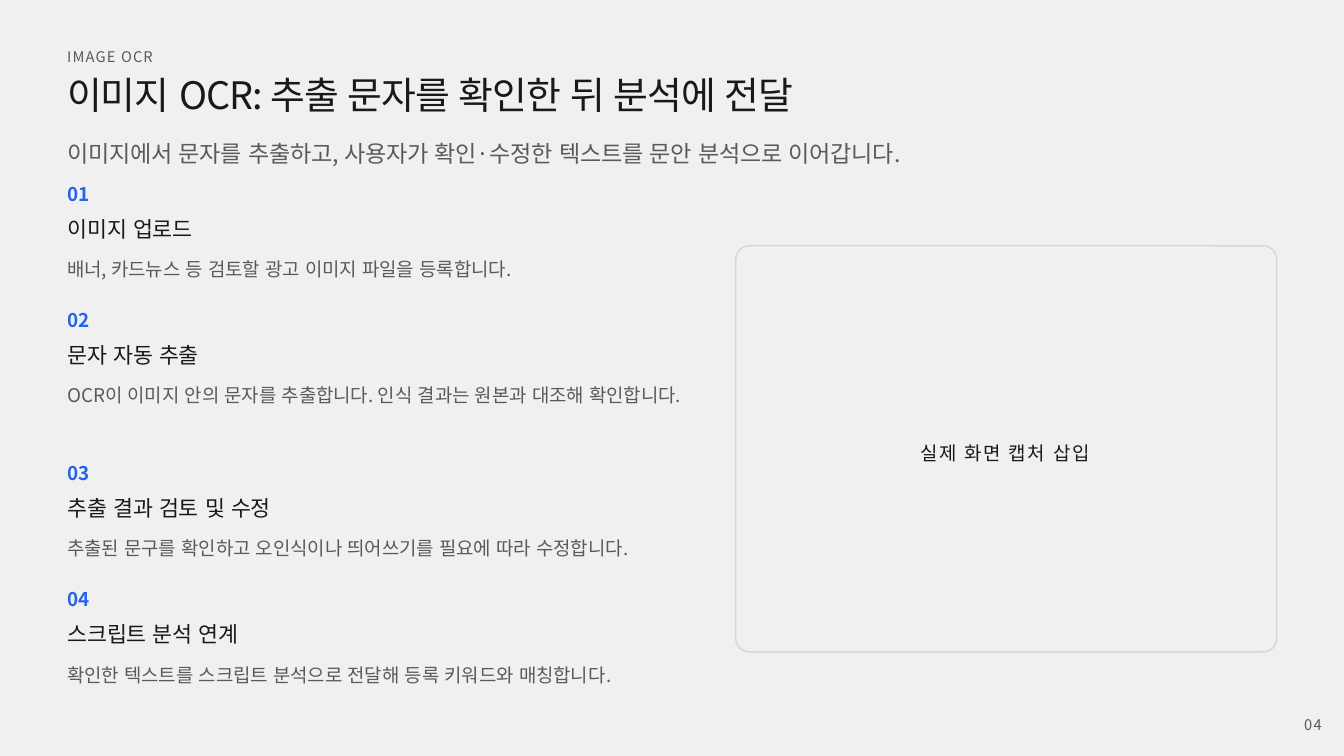
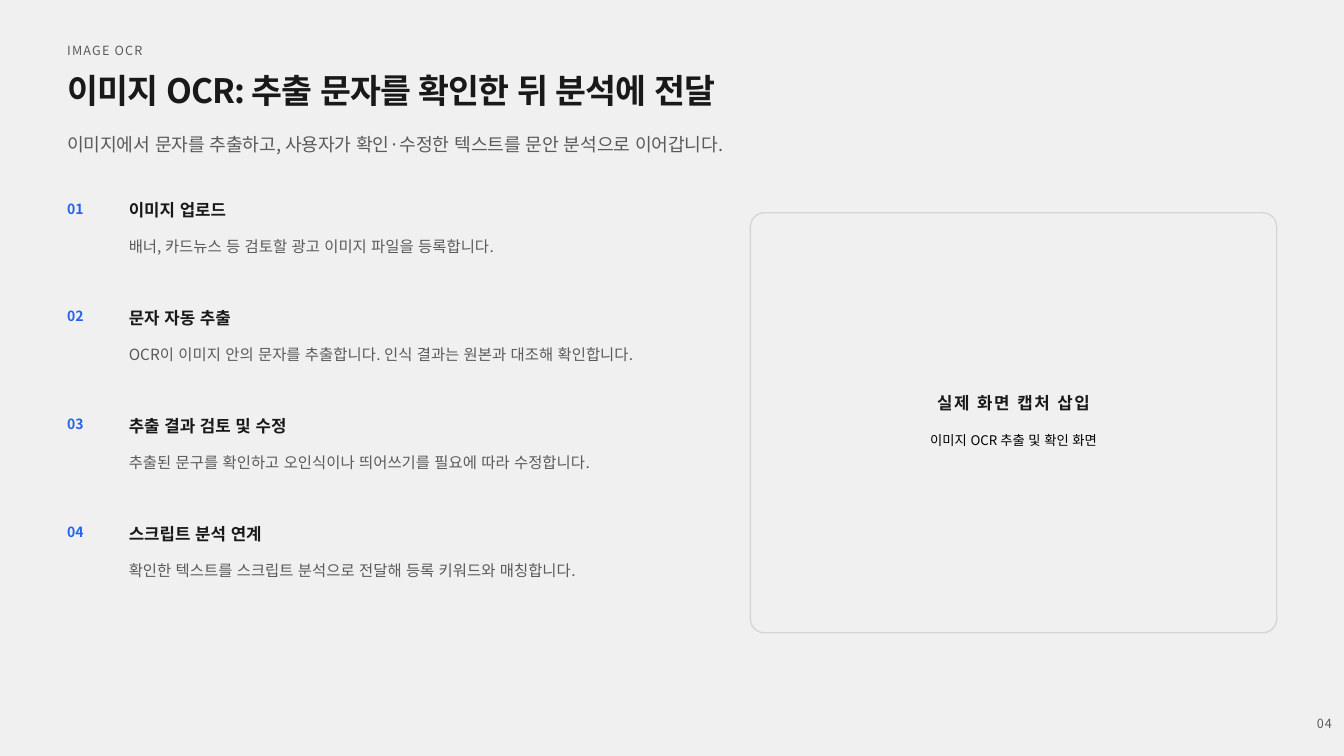
Before and after one commit to rlawlsgura-stack/keyword-risk-analyzer, a slide deck: slide 4 of docs/portfolio/keyword-risk-analyzer-blue-template-style.pptx. Drawn at 1344x756 pixels with LibreOffice and Linux fonts; fonts in the diff are those of the drawing; background and template pictures are left out. Boxes give left, top, right and bottom in pixels: in the first picture for what was removed or moved away, otherwise in the second. Text is boxed around its words. In the diff, an @@ line names an element or a change of style, - is before the commit and + after.

Commit message:
docs: standardize portfolio deck typography and layout

```diff
--- a/docs/portfolio/keyword-risk-analyzer-blue-template-style.pptx
+++ b/docs/portfolio/keyword-risk-analyzer-blue-template-style.pptx
@@ text "IMAGE OCR" at (67,45,143,55): size 10.5 to 9 pt @@
@@ text "이미지 OCR: 추출 문자를 확인한 ..." at (67,74,715,106): size 27 to 24 pt, bold on @@
@@ text "이미지에서 문자를 추출하고, 사용자가 확인·수정한 ..." at (67,136,723,154): size 16.5 to 13 pt @@
@@ text "01": place and size @@
-text "01" at (67,187,89,202)
+text "01" at (67,203,83,214)
@@ text "이미지 업로드": place and size @@
-text "이미지 업로드" at (67,219,193,239)
+text "이미지 업로드" at (129,202,226,218)
@@ text "배너, 카드뉴스 등 검토할 광고 ...": place and size @@
-text "배너, 카드뉴스 등 검토할 광고 ..." at (67,260,511,280)
+text "배너, 카드뉴스 등 검토할 광고 ..." at (129,239,494,255)
@@ rounded rectangle: place and size @@
-rounded rectangle at (736,246,1277,652)
+rounded rectangle at (750,213,1276,633)
@@ text "문자 자동 추출": place and size @@
-text "문자 자동 추출" at (67,345,199,365)
+text "문자 자동 추출" at (129,310,231,326)
@@ text "OCR이 이미지 안의 문자를 추출합니다. ...": place and size @@
-text "OCR이 이미지 안의 문자를 추출합니다. ..." at (67,386,681,404)
+text "OCR이 이미지 안의 문자를 추출합니다. ..." at (129,347,634,361)
@@ text "실제 화면 캡처 삽입": place and size @@
-text "실제 화면 캡처 삽입" at (920,444,1089,462)
+text "실제 화면 캡처 삽입" at (937,395,1089,411)
@@ text "실제 화면 캡처 삽입" at (937,395,1089,411): size 13.5 to 12 pt, bold on; alignment left to centre @@
@@ text "03": place and size @@
-text "03" at (67,466,89,481)
+text "03" at (67,418,83,429)
@@ text "추출 결과 검토 및 수정": place and size @@
-text "추출 결과 검토 및 수정" at (67,498,271,518)
+text "추출 결과 검토 및 수정" at (129,418,287,434)
@@ text added at (930,434,1096,446), 9.5 pt, text #000000 @@
+이미지 OCR 추출 및 확인 화면
@@ text "추출된 문구를 확인하고 오인식이나 띄어쓰기를 ...": place and size @@
-text "추출된 문구를 확인하고 오인식이나 띄어쓰기를 ..." at (67,539,628,557)
+text "추출된 문구를 확인하고 오인식이나 띄어쓰기를 ..." at (129,455,590,469)
@@ size 13.5 to 10 pt in 4 elements at (67,310,83,321), (67,203,83,214), (67,418,83,429), (67,526,83,537) @@
@@ text "04": place and size @@
-text "04" at (67,592,89,607)
+text "04" at (67,526,83,537)
@@ size 15.5 to 12 pt, bold on in 4 elements at (129,202,226,218), (129,310,231,326), (129,418,287,434), (129,526,262,542) @@
@@ text "스크립트 분석 연계": place and size @@
-text "스크립트 분석 연계" at (67,624,239,644)
+text "스크립트 분석 연계" at (129,526,262,542)
@@ size 13.5 to 11 pt in 4 elements at (129,239,494,255), (129,347,634,361), (129,455,590,469), (129,563,576,577) @@
@@ text "확인한 텍스트를 스크립트 분석으로 전달해 ...": place and size @@
-text "확인한 텍스트를 스크립트 분석으로 전달해 ..." at (67,666,611,684)
+text "확인한 텍스트를 스크립트 분석으로 전달해 ..." at (129,563,576,577)
@@ text "04" at (1317,718,1332,728): size 10.5 to 9 pt; alignment left to centre @@
```
Also in this commit, not shown: 9 other slides changed, 1 other file.
